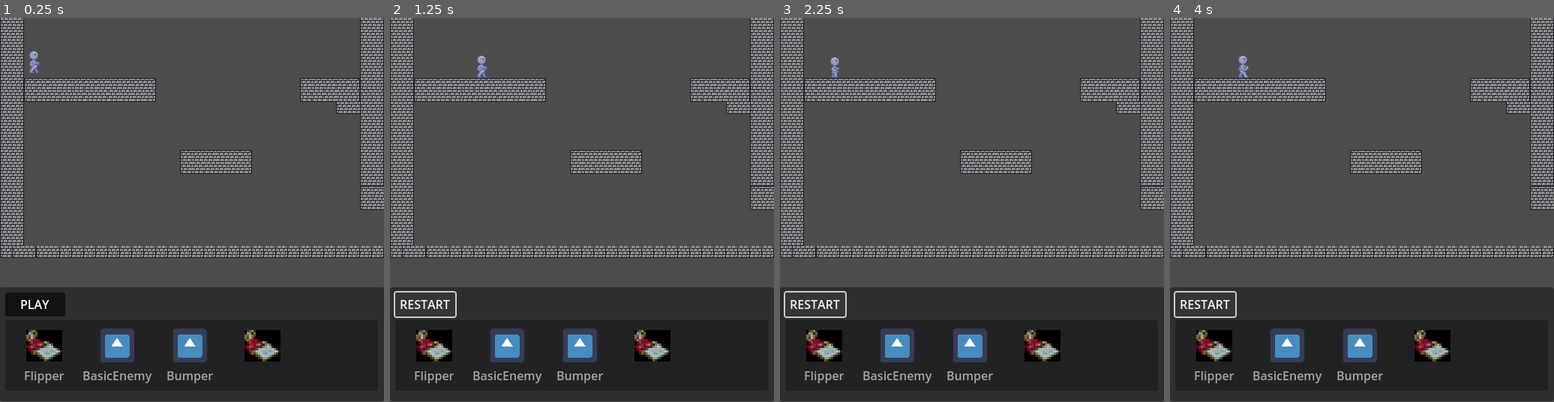
Above: before the commit, frames 1-4 (left to right).
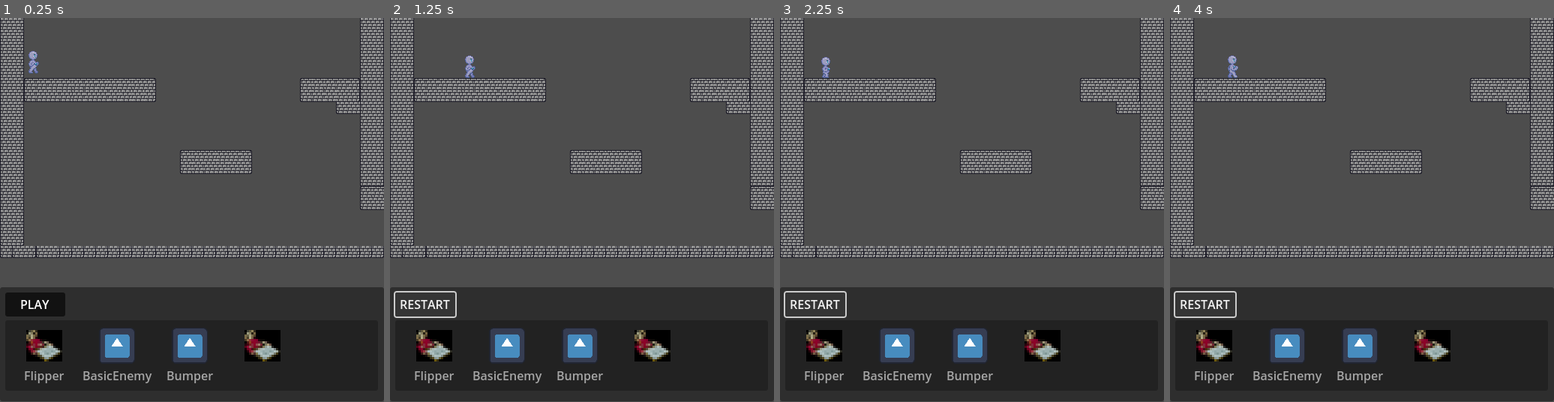
Above: after the commit, the same moments.

Repository: barndles/RolesReversedGMTK
Game: Godot game, scene res://Assets/Player/testLevel.tscn
The game is run twice, just before and just after one commit, with the same random seed, the same clock (stepped at 60 frames per second) and the same inputs. The engine's default icon, where the game draws it, is replaced by a stand-in: a white triangle on a blue panel in a dark square.
Inputs:
- Up to frame 1 (0.25 s): no input
- Up to frame 2 (1.25 s): click "PLAY" at 0.5 s
- Up to frame 3 (2.25 s): click "RESTART" at 1.25 s; click "PLAY" at 2 s
- Up to frame 4 (4 s): click "RESTART" at 2.75 s; click "PLAY" at 3.5 s

The runs differ from the first frame. In frame 1, less than 0.1% of the frame differs, in the area x 7-11%, y 8-15%; in frame 2, 0.2%; in frame 3, 0.2%; in frame 4, 0.2%, in the area x 15-21%, y 9-16%.
Error in both runs: Invalid assignment of property or key 'paused' with value of type 'bool' on a base object of type 'null instance'. (res://Button.gd:8)

Commit message:
Physics fycses + durability WIP

Diff:
--- a/bouncer.gd
+++ b/bouncer.gd
@@ -1,6 +1,10 @@
 extends Area2D
 
 @onready var spr = $AnimatedSprite2D
+
+var durability = 4
+
+@onready var bounce_timeout = $BounceTimeout
 
 func _ready():
 	spr.play("spin")
@@ -15,8 +19,11 @@
 	bounce((body.global_position-global_position).normalized() * 270, body)
 
 func bounce(dir:Vector2, target):
-	var timer = 10
-	if timer > 0:
-		for n in range(timer):
-			target.velocity = dir
-			timer -= 1
+	if bounce_timeout.time_left > 0:
+		return
+
+	target.velocity = dir
+	durability -= 1
+	if durability == 0:
+		queue_free()
+	bounce_timeout.start()
--- a/bouncer.tscn
+++ b/bouncer.tscn
@@ -2,7 +2,6 @@
 
 [ext_resource type="Script" path="res://bouncer.gd" id="1_2cuwj"]
 [ext_resource type="Texture2D" uid="uid://dri7wcdpk7tuk" path="res://icon.svg" id="2_w2ept"]
-[ext_resource type="PackedScene" uid="uid://dyu2fflhhuaby" path="res://delete_me.tscn" id="2_y4vgn"]
 [ext_resource type="Texture2D" uid="uid://bya1pm24g1g5l" path="res://Assets/Gears/Gear_maybes.png" id="3_vmhsm"]
 
 [sub_resource type="AtlasTexture" id="AtlasTexture_qafsu"]
@@ -41,12 +40,12 @@
 "speed": 5.0
 }]
 
+[sub_resource type="CircleShape2D" id="CircleShape2D_tvtc5"]
+
 [node name="Bouncer" type="Area2D"]
 collision_layer = 0
 collision_mask = 28
 script = ExtResource("1_2cuwj")
-
-[node name="DeleteMe" parent="." instance=ExtResource("2_y4vgn")]
 
 [node name="Icon" type="Sprite2D" parent="."]
 visible = false
@@ -57,4 +56,11 @@
 sprite_frames = SubResource("SpriteFrames_asdm7")
 animation = &"spin"
 
+[node name="BounceTimeout" type="Timer" parent="."]
+wait_time = 0.2
+one_shot = true
+
+[node name="CollisionShape2D" type="CollisionShape2D" parent="."]
+shape = SubResource("CircleShape2D_tvtc5")
+
 [connection signal="body_entered" from="." to="." method="_on_body_entered"]
--- a/flipper.gd
+++ b/flipper.gd
@@ -11,6 +11,10 @@
 @onready var spr = $Flipper
 # Get the gravity from the project settings to be synced with RigidBody nodes.
 var gravity = ProjectSettings.get_setting("physics/2d/default_gravity")
+
+var durability = 3
+
+@onready var flip_timeout = $FlipTimeout
 
 @onready var area_2d = $Area2D
 
@@ -31,6 +35,12 @@
 			continue
 		if body == self:
 			continue
+		if flip_timeout.time_left > 0:
+			continue
 		body.velocity = Vector2(-100 * transform.get_scale().y,-500)
 		spr.play("flippity")
+		durability -= 1
+		if durability == 0:
+			queue_free()
+		flip_timeout.start()
 		#print(transform.get_scale().y)
--- a/flipper.tscn
+++ b/flipper.tscn
@@ -67,3 +67,7 @@
 [node name="CollisionShape2D" type="CollisionShape2D" parent="Area2D"]
 position = Vector2(-14.5, 3)
 shape = SubResource("RectangleShape2D_unw6j")
+
+[node name="FlipTimeout" type="Timer" parent="."]
+wait_time = 0.2
+one_shot = true
--- a/player.gd
+++ b/player.gd
@@ -5,7 +5,7 @@
 @onready var spr = get_node("AnimatedSprite2D")
 
 var groundRay
-const SPEED = 100.0
+const SPEED = 10.0
 var direction = 1
 const JUMP_VELOCITY = -300.0
 var vel = 0
@@ -14,7 +14,7 @@
 var gravity = ProjectSettings.get_setting("physics/2d/default_gravity")
 
 func _ready():
-	velocity.x = 200
+	velocity.x = 100
 
 
 func _process(delta):
@@ -46,7 +46,8 @@
 		direction = 1
 
 	if is_on_floor():
-		velocity.x = SPEED * direction
+		velocity.x += SPEED * direction
+		velocity.x *= .9
 
 	if is_on_floor() and not groundRay:
 		velocity.y += JUMP_VELOCITY
--- a/simpleEnemy.gd
+++ b/simpleEnemy.gd
@@ -5,7 +5,7 @@
 
 var direction: int = 1
 
-var speed: float = 70
+var speed: float = 10
 @onready var spr = $Icon
 func _physics_process(delta):
 	# Add the gravity.
@@ -25,7 +25,8 @@
 		direction = sign(velocity.x)
 
 	if is_on_floor():
-		velocity.x = direction * speed
+		velocity.x += direction * speed
+		velocity.x *= .9
 	else:
 		velocity.y += gravity * delta
 
